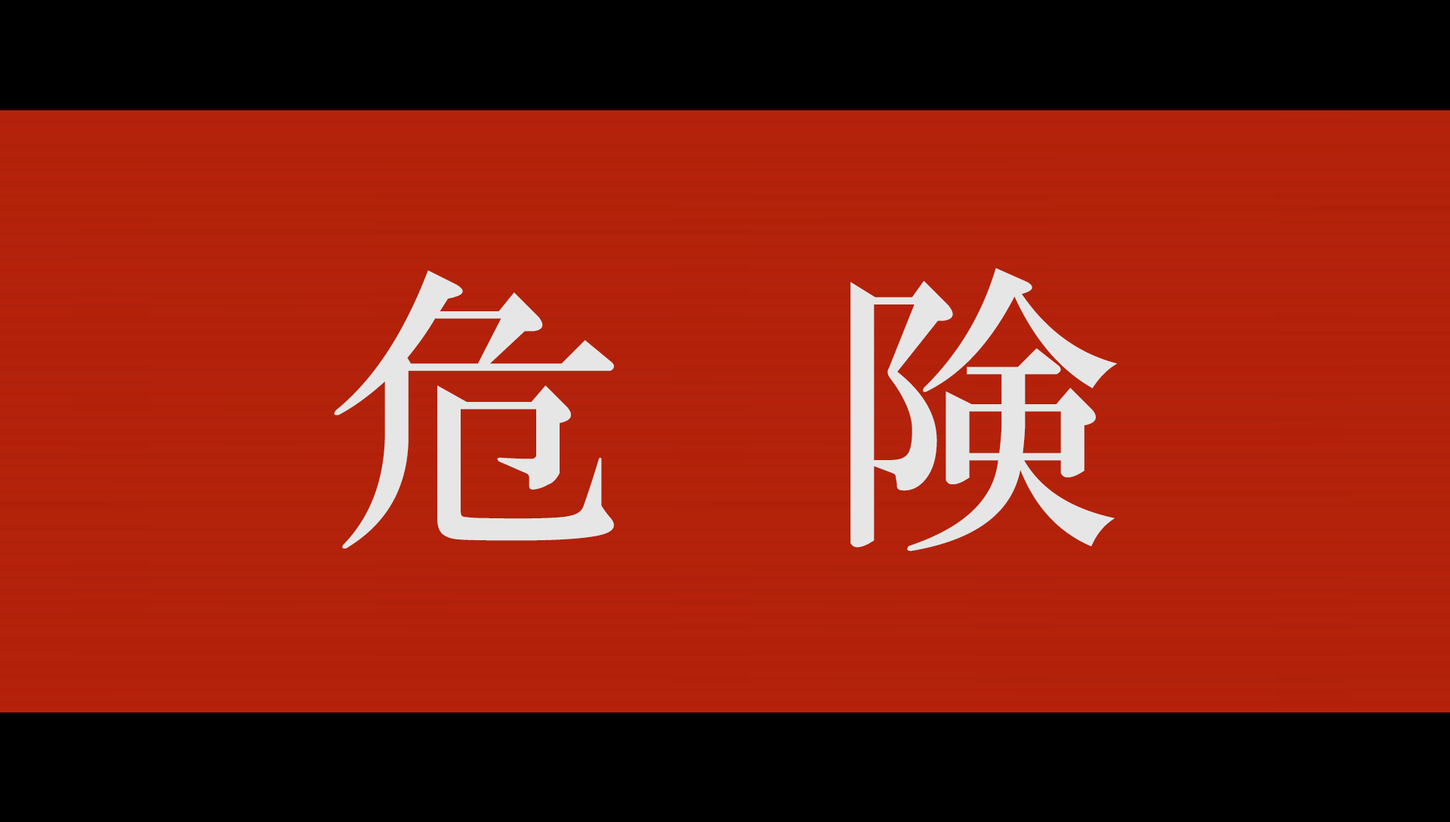
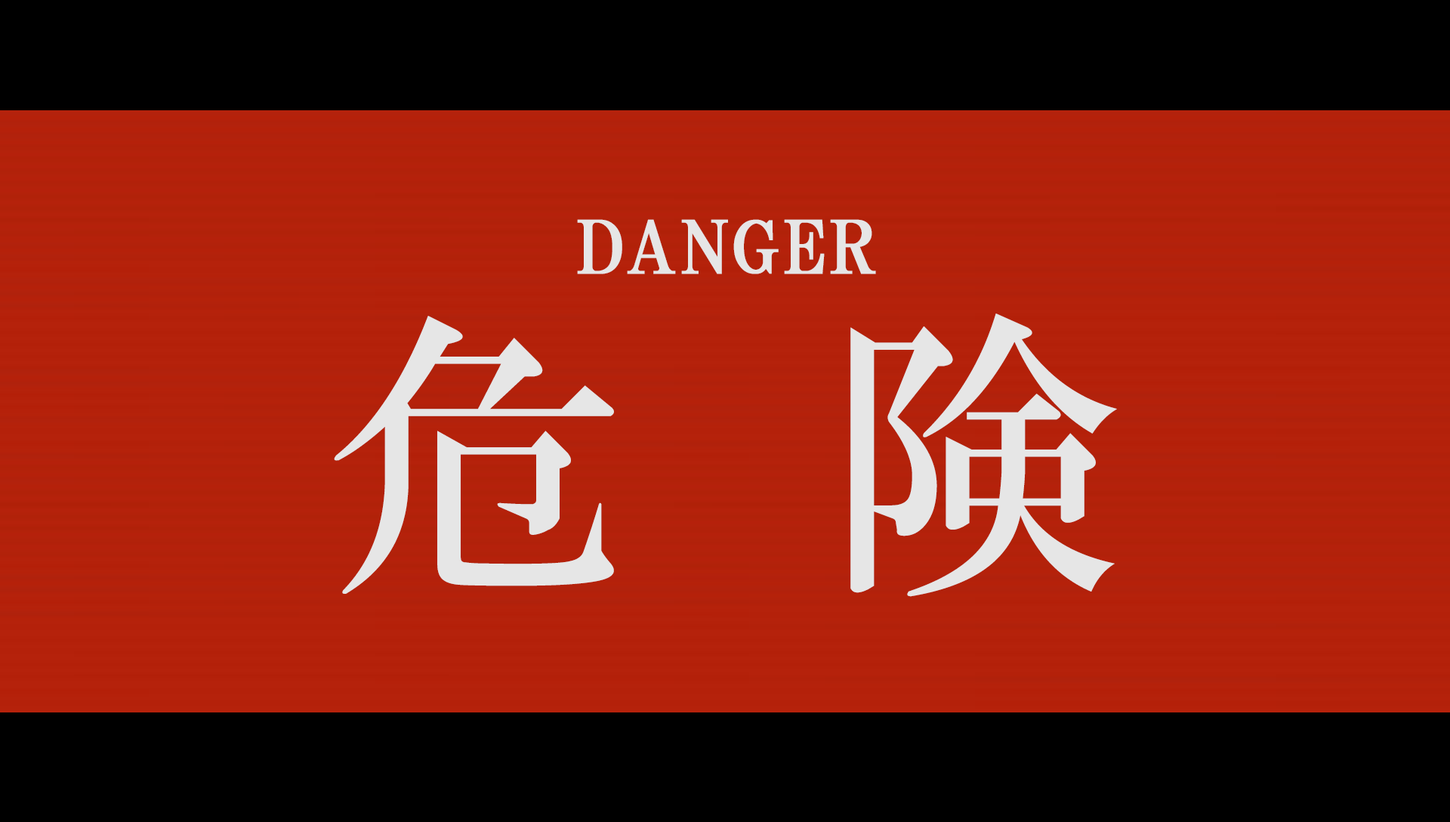
Comparing the layer stacks of the two (1450, 822) images. Changes:
added layer "Danger" above "危険" over [576, 219, 877, 275]
painted on "危険" over [333, 268, 1117, 597]
